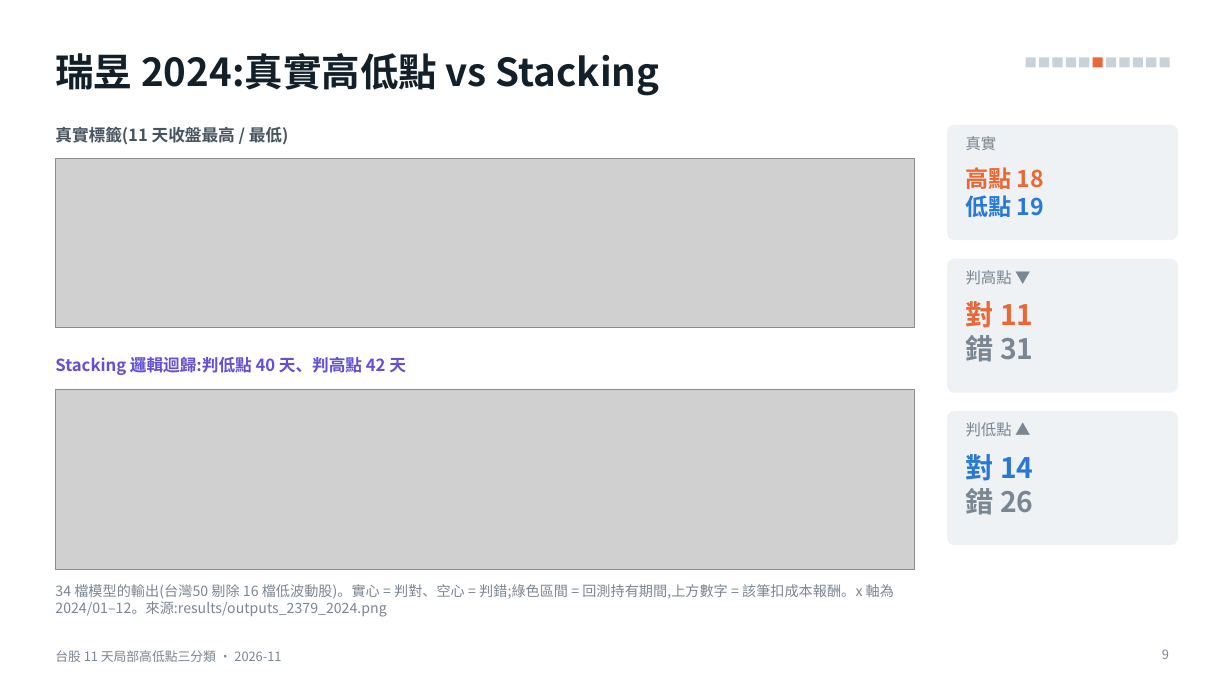
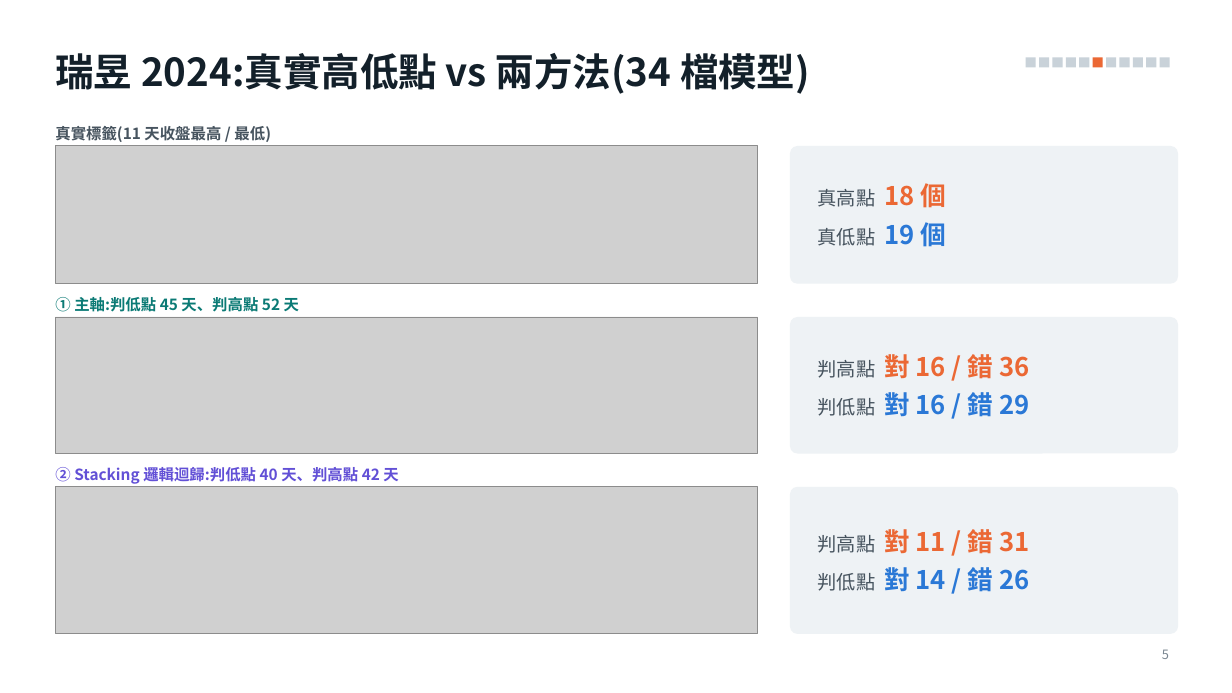
Before and after one commit to alextixu/fcukproject, a slide deck: slide 5 of method_kline_peak/report/kline_peak_report.pptx (slide 9 before the commit). Drawn at 1232x693 pixels with LibreOffice and Linux fonts; fonts in the diff are those of the drawing; grey boxes stand for pictures. Boxes give left, top, right and bottom in pixels: in the first picture for what was removed or moved away, otherwise in the second. Text is boxed around its words. In the diff, an @@ line names an element or a change of style, - is before the commit and + after.

```diff
--- a/method_kline_peak/report/kline_peak_report.pptx
+++ b/method_kline_peak/report/kline_peak_report.pptx
@@ title at box(55, 53, 810, 94): text changed @@
-瑞昱 2024:真實高低點 vs Stacking
+瑞昱 2024:真實高低點 vs 兩方法(34 檔模型)
@@ picture: place and size @@
-picture at box(55, 159, 915, 327)
+picture at box(55, 146, 758, 284)
@@ text "真實標籤(11 天收盤最高 / 最低)" at box(55, 126, 271, 142): size 13 to 12 pt; vertical alignment top to middle @@
@@ rounded rectangle: place and size @@
-rounded rectangle at box(947, 125, 1178, 240)
+rounded rectangle at box(790, 146, 1178, 284)
@@ text removed at box(966, 136, 997, 150) @@
-真實
@@ text "真高點 18 個" at box(818, 183, 946, 246): vertical alignment top to middle @@
@@ text at box(818, 183, 946, 246): text changed; size 18 to 15 pt; text colour #EB6834 to #47545F; bold off @@
-高點 18
-低點 19
+真高點 18 個
+真低點 19 個
@@ text added at box(55, 297, 299, 312), 12 pt, text #0B7A75, bold @@
+① 主軸:判低點 45 天、判高點 52 天
@@ text removed at box(966, 270, 1012, 284) @@
-判高點 ▼
@@ picture added at box(55, 317, 758, 454) @@
@@ rounded rectangle: place and size @@
-rounded rectangle at box(947, 259, 1178, 393)
+rounded rectangle at box(790, 317, 1178, 454)
@@ text removed at box(966, 301, 1033, 361) @@
-對 11
-錯 31
@@ text added at box(818, 354, 1029, 417), 20 pt, text #EB6834, bold @@
+判高點 對 16 / 錯 36
+判低點 對 16 / 錯 29
@@ text removed at box(966, 422, 1012, 436) @@
-判低點 ▲
@@ text at box(55, 467, 398, 484): text changed; size 13 to 12 pt @@
-Stacking 邏輯迴歸:判低點 40 天、判高點 42 天
+② Stacking 邏輯迴歸:判低點 40 天、判高點 42 天
@@ text "② Stacking 邏輯迴歸:判低點 40 天、判高點 ..." at box(55, 467, 398, 484): vertical alignment top to middle @@
@@ text removed at box(966, 454, 1033, 514) @@
-對 14
-錯 26
@@ picture: place and size @@
-picture at box(55, 389, 915, 569)
+picture at box(55, 487, 758, 634)
@@ proportions changed in 3 elements at box(790, 146, 1178, 284), box(790, 317, 1178, 454), box(790, 487, 1178, 634) @@
@@ rounded rectangle: place and size @@
-rounded rectangle at box(947, 411, 1178, 545)
+rounded rectangle at box(790, 487, 1178, 634)
@@ text added at box(818, 529, 1029, 592), 20 pt, text #EB6834, bold @@
+判高點 對 11 / 錯 31
+判低點 對 14 / 錯 26
@@ text removed at box(55, 584, 894, 617) @@
-34 檔模型的輸出(台灣50 剔除 16 檔低波動股)。實心 = 判對、空心 = 判錯;綠色區間 = 回測持有期間,上方數字 = 該筆扣成本報酬。x 軸為 2024/01–12。來源:results/outputs_2379_2024.png
@@ text removed at box(55, 650, 281, 662) @@
-台股 11 天局部高低點三分類 · 2026-11
@@ page number at box(1162, 649, 1169, 659): text changed @@
-9
+5
```
Also in this commit, not shown: 4 other slides changed, 5 slides removed, 1 other file.
